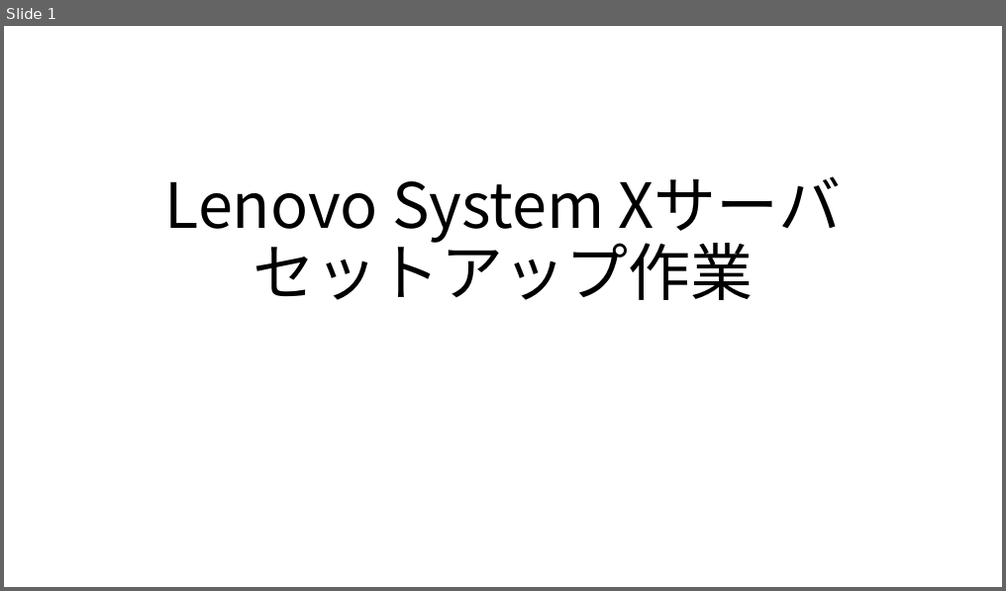
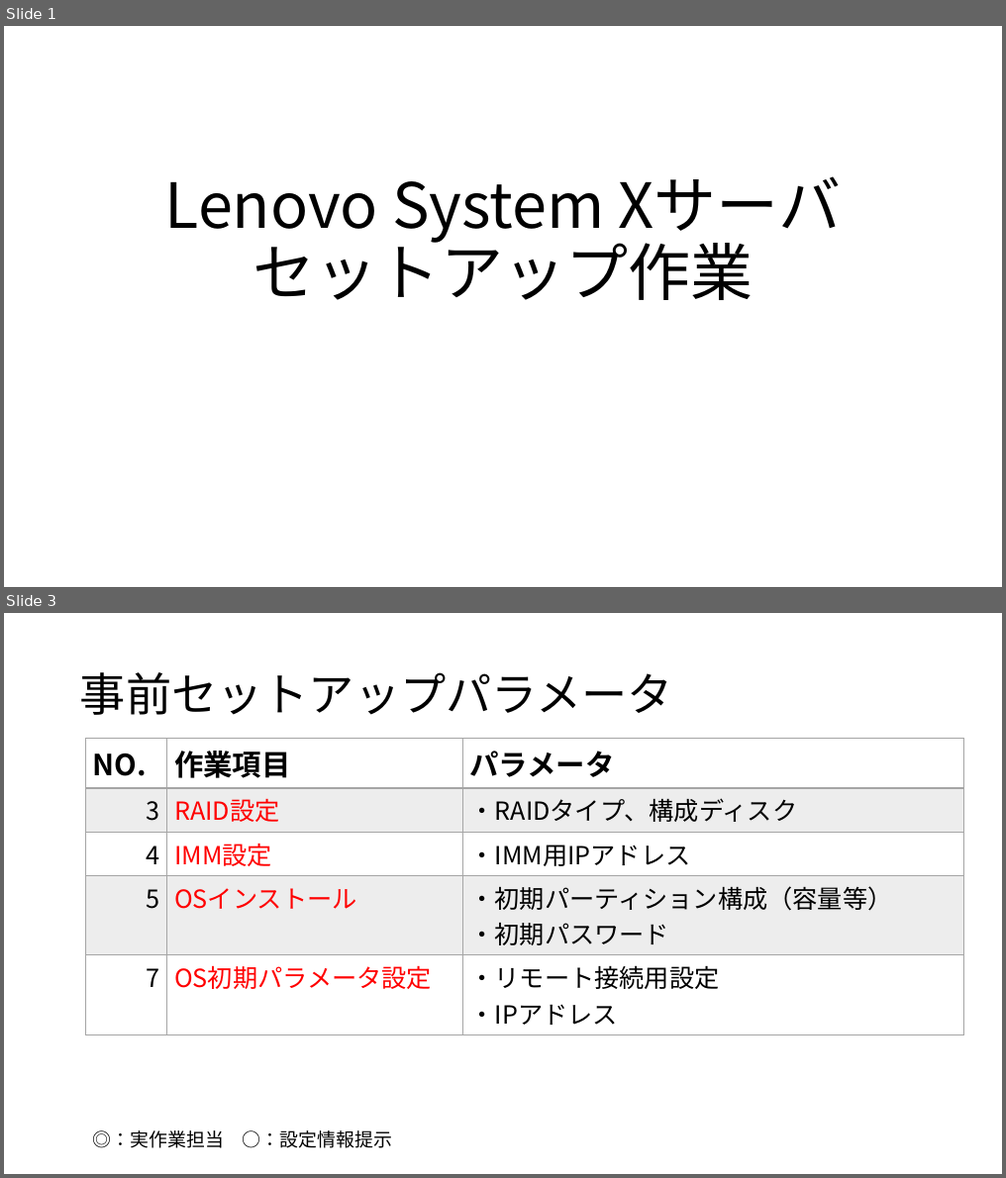
Before and after one commit to satoki-shiro/Sharing, a slide deck: ServerKitting.pptx. Shown one above the other, each under a label of ours: slide 1 before the commit, slides 1 and 3 after it; the slides between them are not shown. The pictures are 1006x591 and 1006x1178 pixels, drawn with LibreOffice and Linux fonts; fonts in the diff are those of the drawing. Boxes give left, top, right and bottom in pixels: in the first picture for what was removed or moved away, otherwise in the second. Text is boxed around its words. In the diff, an @@ line names an element or a change of style, - is before the commit and + after.

```diff
--- a/ServerKitting.pptx
+++ b/ServerKitting.pptx
@@ slide 3 added at bbox=[4, 613, 1002, 1174], background #FFFFFF @@
@@ title added at bbox=[80, 672, 673, 715], 44 pt, text #000000 @@
+事前セットアップパラメータ
@@ table added at bbox=[85, 739, 964, 1029], 5 rows, 3 columns @@
+NO. | 作業項目 | パラメータ
+3 | RAID設定 | ・RAIDタイプ、構成ディスク
+4 | IMM設定 | ・IMM用IPアドレス
+5 | OSインストール | ・初期パーティション構成（容量等） / ・初期パスワード
+7 | OS初期パラメータ設定 | ・リモート接続用設定 / ・IPアドレス
@@ text added at bbox=[93, 1131, 392, 1149], 18 pt, text #000000 @@
+◎：実作業担当 ○：設定情報提示
```
Also in this commit, not shown: 2 slides changed, 2 other slides added.
